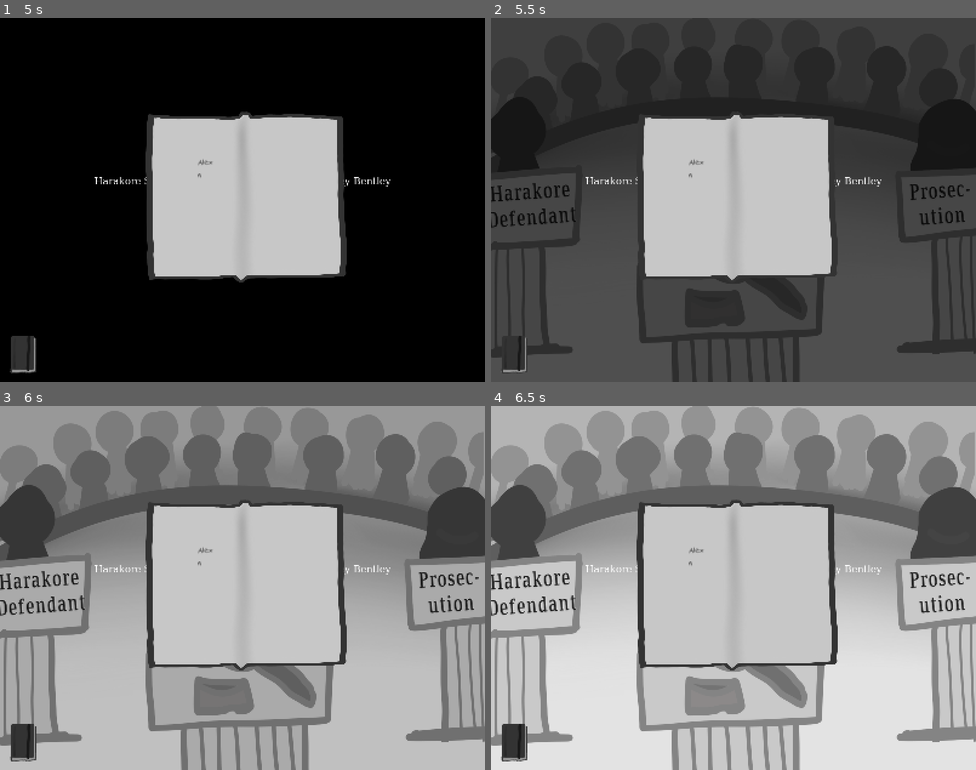
Above: before the commit, frames 1-4 (two rows, left to right).
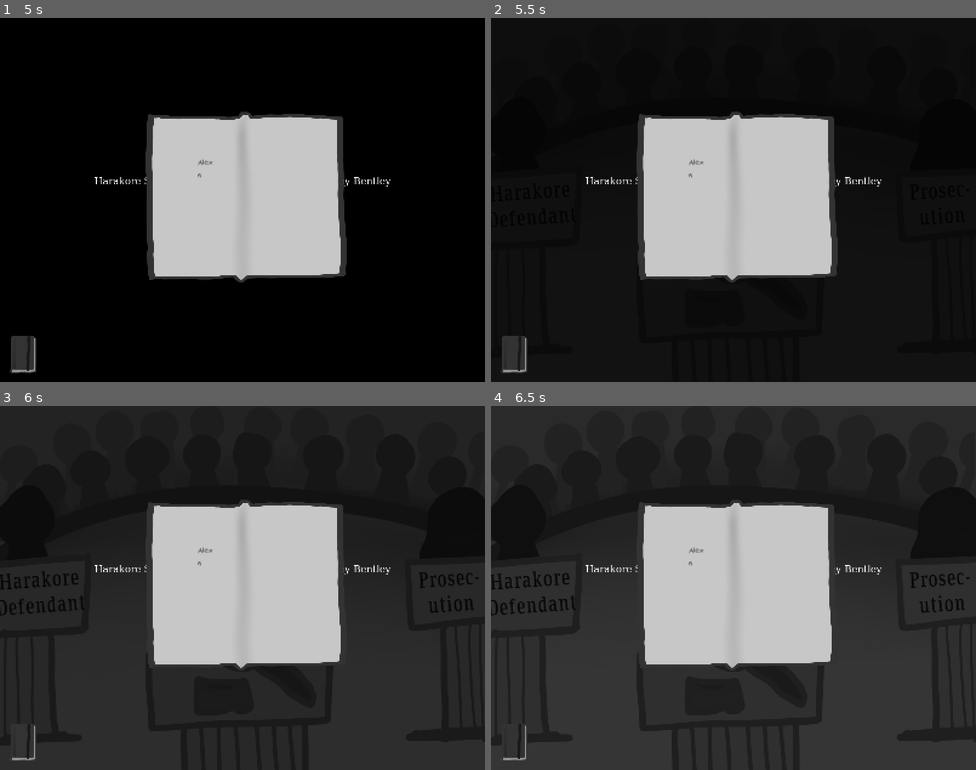
Above: after the commit, the same moments.

Repository: Logabe/crux
Game: Godot game, scene res://scenes/test.tscn
Two runs of this game, one before a commit and one after it. Both use one fixed random seed, a clock stepped at 60 frames per second and the inputs below. Sound files missing from this copy of the repository are replaced by a short silence.
Inputs (mouse positions are in pixels of both pictures, inside the frame that each line leads up to):
- Up to frame 1 (5 s): click (24, 352) at 0.5 s; click (261, 276) at 1.27 s; type "Alex" at 1.35 s; click (24, 352) at 2 s; click (24, 352) at 2.75 s; tap Enter at 3.5 s; move the mouse to (349, 181) at 3.52 s; hold N (toggle_notebook) 3.53-4.25 s; click (349, 181) at 3.67 s; click "Innocent" at 4.25 s
- Up to frame 2 (5.5 s): click "Guilty" at 5 s
- Up to frame 3 (6 s): click "Innocent" at 5.75 s
- Up to frame 4 (6.5 s): no input

Frame 1 is identical in both runs. In frame 2, 76% of the frame differs, in the area x 0-100%, y 0-100%; in frame 3, 81%; in frame 4, 81%.

Commit message:
Minor things, fixed the notebook button thing

Diff:
--- a/mechanics/zoom_popup.tscn
+++ b/mechanics/zoom_popup.tscn
@@ -18,6 +18,7 @@
 anchors_preset = 9
 anchor_bottom = 1.0
 grow_vertical = 2
+mouse_filter = 2
 tile_scroll_hint = true
 
 [node name="ZoomedTextureRect" type="TextureRect" parent="ScrollContainer" unique_id=1536294692]
--- a/scenes/scene_2.tscn
+++ b/scenes/scene_2.tscn
@@ -11,7 +11,6 @@
 [ext_resource type="Texture2D" uid="uid://ch8abuaykfi60" path="res://assets/art/AudioPlayerHover.png" id="4_is556"]
 [ext_resource type="Texture2D" uid="uid://djvr1t3svae4g" path="res://assets/art/TapeLabelRodney.png" id="5_yun4j"]
 [ext_resource type="Script" uid="uid://cgt3stllmrv4i" path="res://scenes/crowd_voice.gd" id="8_ul8a6"]
-[ext_resource type="PackedScene" uid="uid://bu4tt81og138r" path="res://mechanics/notebook.tscn" id="10_nb8vq"]
 [ext_resource type="PackedScene" uid="uid://fstyjm5mmcp0" path="res://mechanics/pause_menu.tscn" id="11_a3h35"]
 [ext_resource type="AudioStream" uid="uid://c1vb1lbgopsaq" path="res://assets/audio/Are you sure.ogg" id="11_vlvxn"]
 [ext_resource type="AudioStream" uid="uid://dieltdgjqgf4w" path="res://assets/audio/thats hard to believe.ogg" id="12_bt1fo"]
@@ -111,8 +110,6 @@
 z_index = 10
 layout_mode = 1
 
-[node name="Notebook" parent="." unique_id=1546100107 instance=ExtResource("10_nb8vq")]
-
 [node name="ProgressLabel" type="Label" parent="." unique_id=1176306837]
 layout_mode = 0
 offset_right = 40.0
--- a/scenes/test.tscn
+++ b/scenes/test.tscn
@@ -125,6 +125,7 @@
 b2 = NodePath("HBoxContainer/Button2")
 
 [node name="Background" type="Sprite2D" parent="." unique_id=1357329424]
+self_modulate = Color(0.23392546, 0.23392546, 0.23392543, 1)
 position = Vector2(799, 601)
 texture = ExtResource("3_74lek")
 
